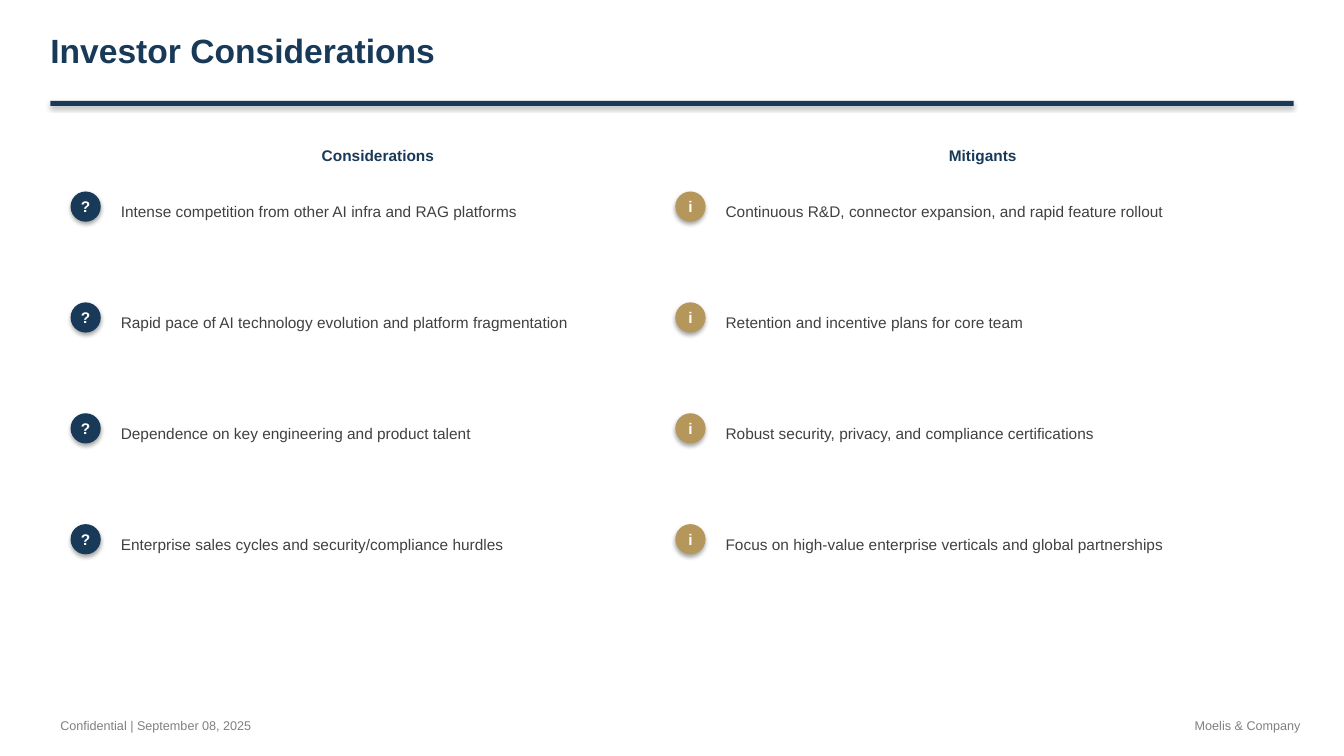
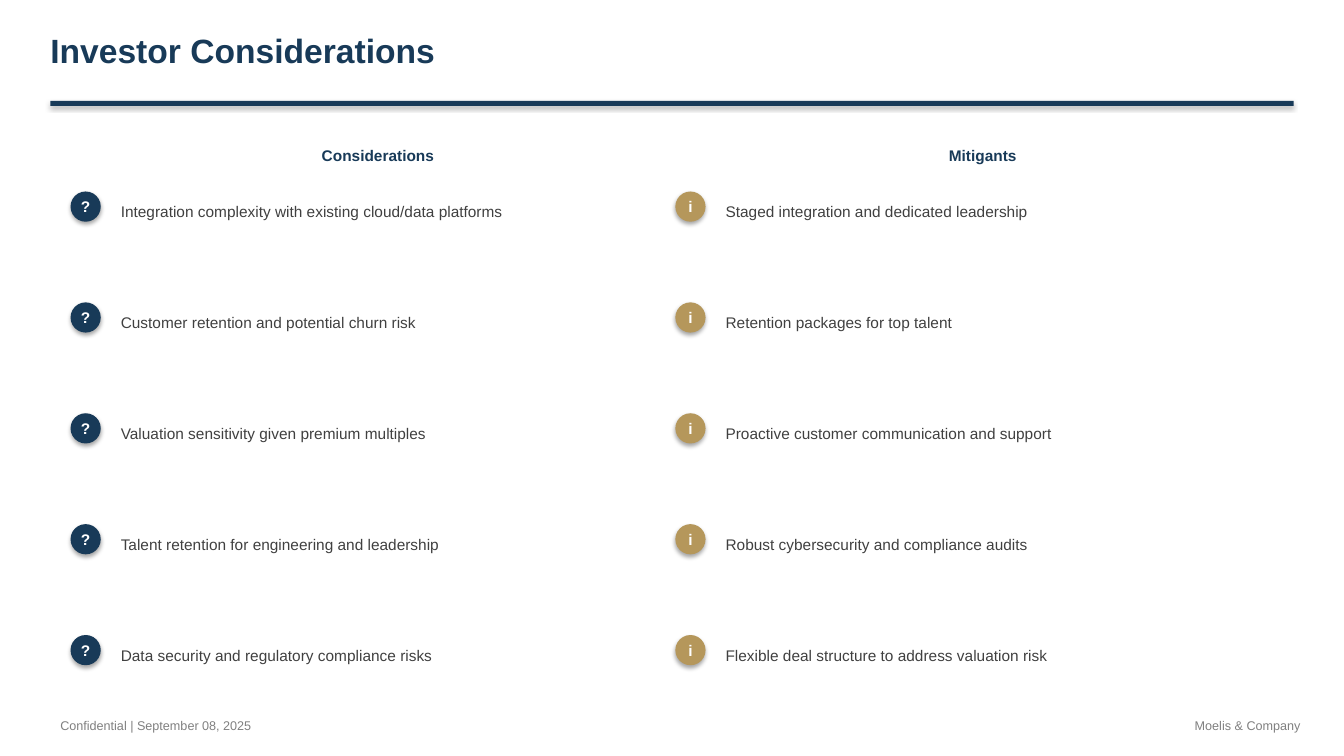
Before and after one commit to alinvb/slide_generator, a slide deck: slide 4 of ai_generated_deck.pptx (slide 2 before the commit). Drawn at 1344x756 pixels with LibreOffice and Linux fonts; fonts in the diff are those of the drawing. Boxes give left, top, right and bottom in pixels: in the first picture for what was removed or moved away, otherwise in the second. Text is boxed around its words. In the diff, an @@ line names an element or a change of style, - is before the commit and + after.

```diff
--- a/ai_generated_deck.pptx
+++ b/ai_generated_deck.pptx
@@ text at (x1=121, y1=206, x2=502, y2=220): text changed @@
-Intense competition from other AI infra and RAG platforms
+Integration complexity with existing cloud/data platforms
@@ text at (x1=726, y1=206, x2=1027, y2=220): text changed @@
-Continuous R&D, connector expansion, and rapid feature rollout
+Staged integration and dedicated leadership
@@ text at (x1=121, y1=317, x2=416, y2=331): text changed @@
-Rapid pace of AI technology evolution and platform fragmentation
+Customer retention and potential churn risk
@@ text at (x1=726, y1=317, x2=952, y2=331): text changed @@
-Retention and incentive plans for core team
+Retention packages for top talent
@@ text at (x1=121, y1=428, x2=426, y2=442): text changed @@
-Dependence on key engineering and product talent
+Valuation sensitivity given premium multiples
@@ text at (x1=726, y1=428, x2=1051, y2=442): text changed @@
-Robust security, privacy, and compliance certifications
+Proactive customer communication and support
@@ text at (x1=121, y1=539, x2=439, y2=553): text changed @@
-Enterprise sales cycles and security/compliance hurdles
+Talent retention for engineering and leadership
@@ text at (x1=726, y1=539, x2=1027, y2=553): text changed @@
-Focus on high-value enterprise verticals and global partnerships
+Robust cybersecurity and compliance audits
@@ ellipse added at (x1=71, y1=635, x2=101, y2=665), fill #183A58 @@
@@ text added at (x1=71, y1=635, x2=101, y2=665), 11 pt, text #FFFFFF, bold @@
+?
@@ text added at (x1=121, y1=650, x2=432, y2=664), 11 pt, text #404040 @@
+Data security and regulatory compliance risks
@@ ellipse added at (x1=676, y1=635, x2=706, y2=665), fill #B5975B @@
@@ text added at (x1=688, y1=645, x2=692, y2=656), 11 pt, text #FFFFFF, bold @@
+i
@@ text added at (x1=726, y1=650, x2=1047, y2=661), 11 pt, text #404040 @@
+Flexible deal structure to address valuation risk
```
Also in this commit, not shown: 9 other slides changed, 5 slides added, 5 slides removed, 5 other files.
